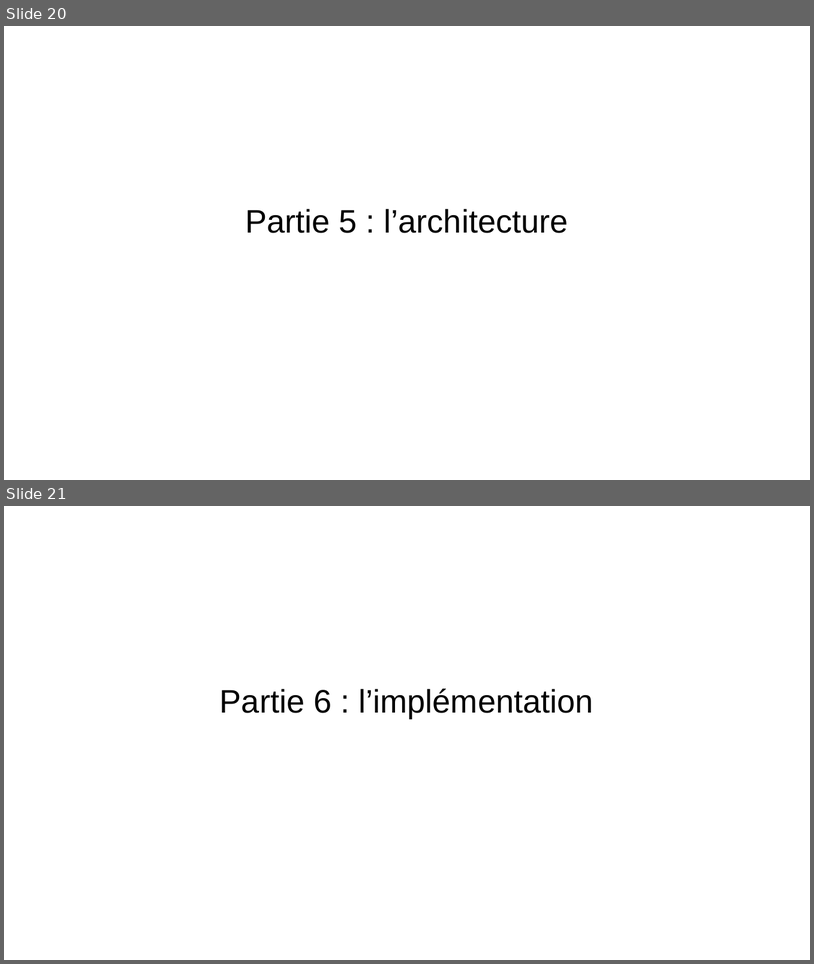
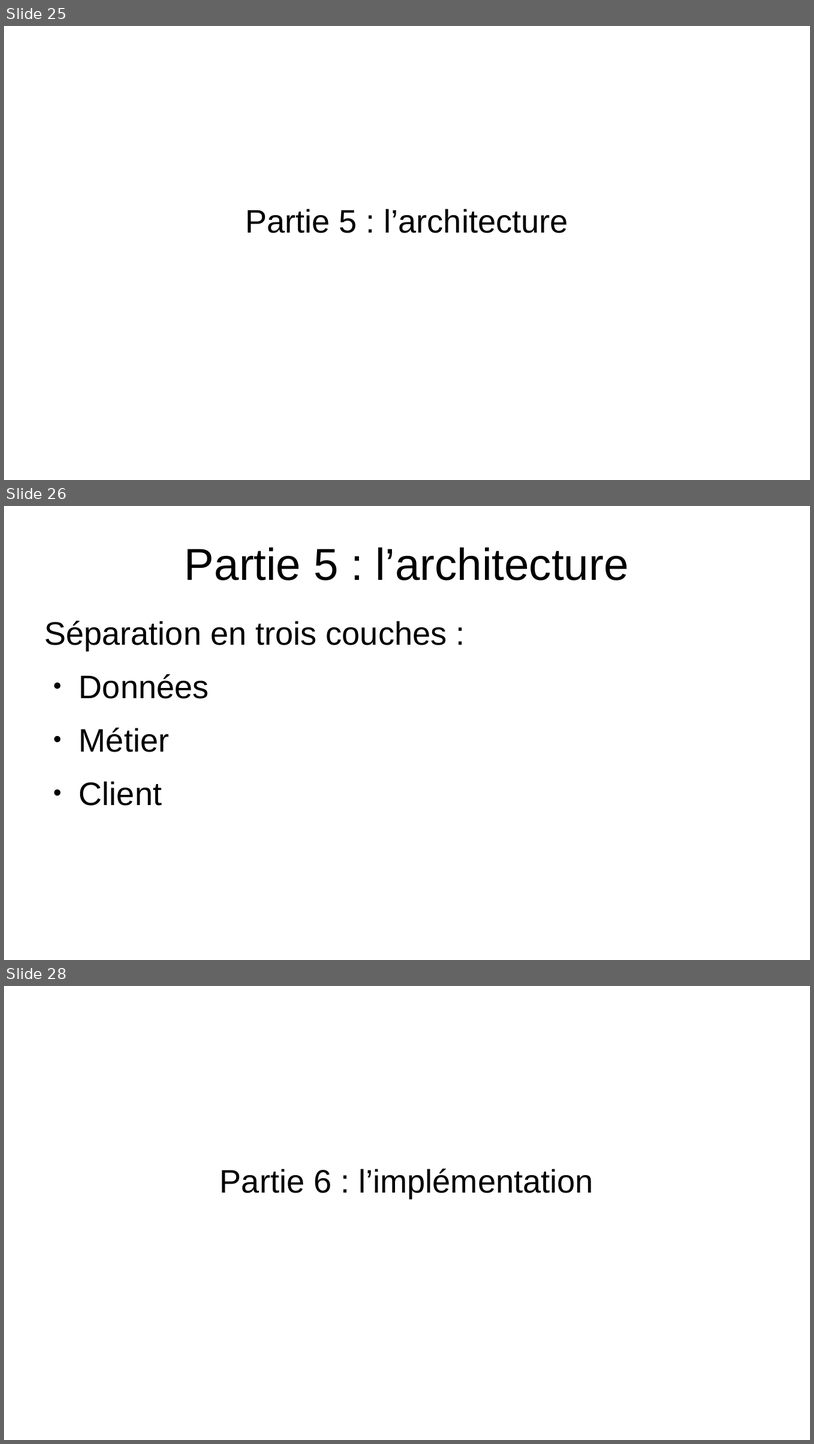
Before and after one commit to EmmaBroudic/Projet-Nooky, a slide deck: doc/Nooky.odp. Shown one above the other, each under a label of ours: slides 20 and 21 before the commit, slides 25, 26 and 28 after it; the slides between them are not shown. The pictures are 814x964 and 814x1444 pixels, drawn with LibreOffice and Linux fonts; fonts in the diff are those of the drawing. Boxes give left, top, right and bottom in pixels: in the first picture for what was removed or moved away, otherwise in the second. Text is boxed around its words. In the diff, an @@ line names an element or a change of style, - is before the commit and + after.

```diff
--- a/doc/Nooky.odp
+++ b/doc/Nooky.odp
@@ slide 26 added at (4,506,810,960), background #FFFFFF @@
@@ title added at (185,547,629,580), 44 pt, text #000000 @@
+Partie 5 : l’architecture
@@ text added at (44,621,447,805), 32 pt, text #000000 @@
+Séparation en trois couches :
+● Données
+● Métier
+● Client
@@ what was slide 20 is now slide 25 @@
@@ what was slide 21 is now slide 28 @@
```
Also in this commit, not shown: 2 slides changed, 28 other slides added, 8 other files.
